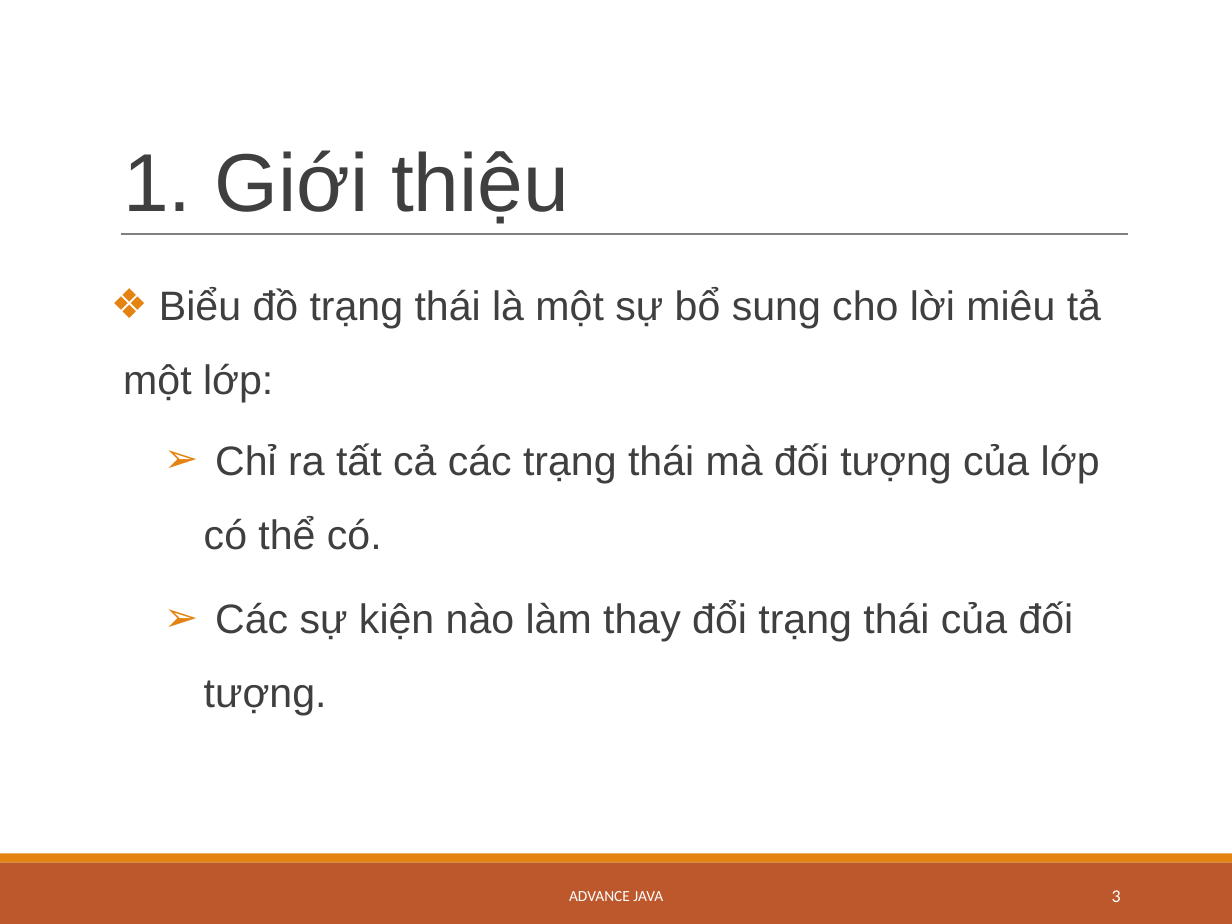
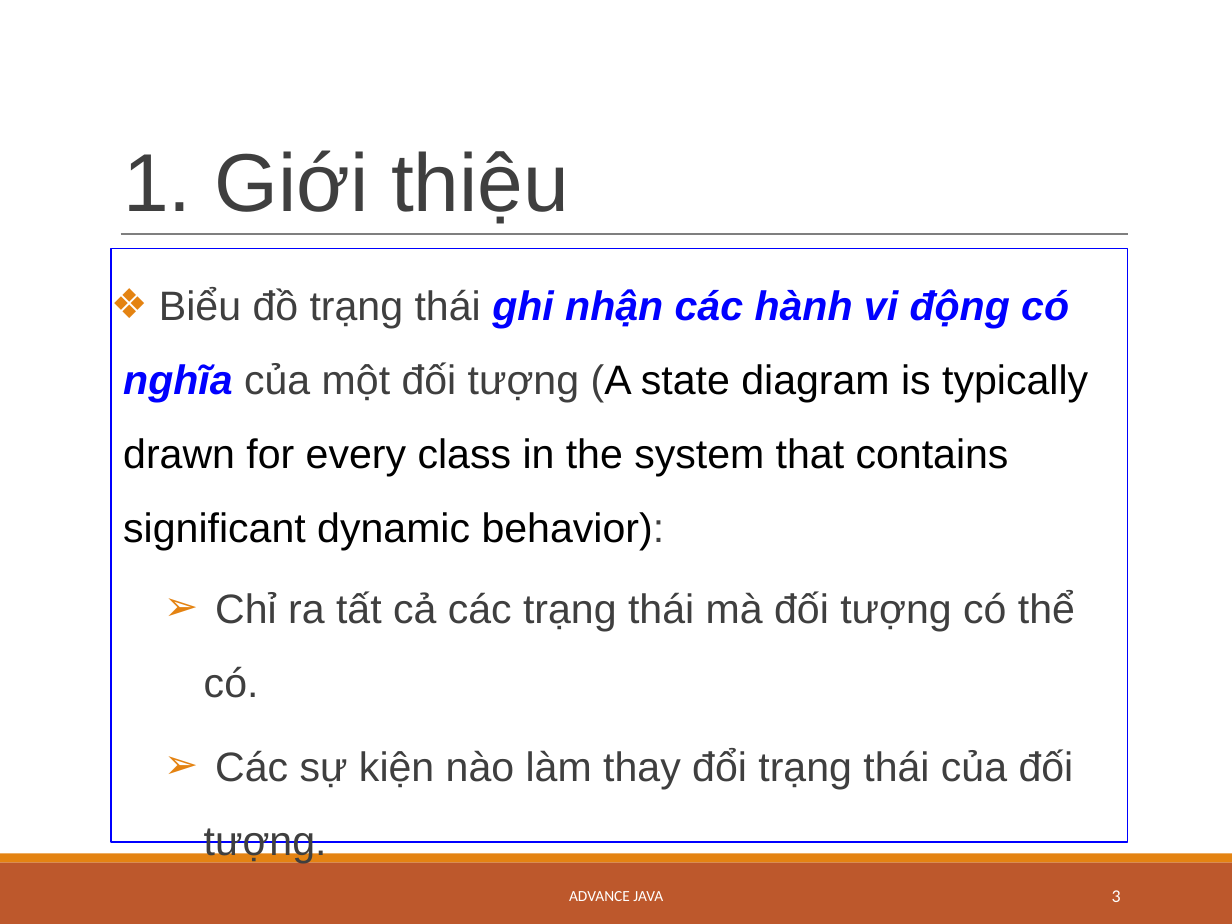
Before and after one commit to dantn93/Advanced-Java, a slide deck: slide 3 of StateMachineDiagram_Quynh_Dan.pptx.pptx. Drawn at 1232x924 pixels with LibreOffice and Linux fonts; fonts in the diff are those of the drawing. Boxes give left, top, right and bottom in pixels: in the first picture for what was removed or moved away, otherwise in the second. Text is boxed around its words. In the diff, an @@ line names an element or a change of style, - is before the commit and + after.

```diff
--- a/StateMachineDiagram_Quynh_Dan.pptx.pptx
+++ b/StateMachineDiagram_Quynh_Dan.pptx.pptx
@@ text "Biểu đồ trạng thái ghi ...": place and size @@
-text "Biểu đồ trạng thái ghi ..." at [123, 287, 1101, 715]
+text "Biểu đồ trạng thái ghi ..." at [111, 249, 1127, 843]
@@ text "Biểu đồ trạng thái ghi ..." at [111, 249, 1127, 843]: outline none to #0000FF 0.75 pt @@
@@ text at [123, 287, 1088, 698]: text changed; text colour #3F3F3F to #000000 @@
-❖ Biểu đồ trạng thái là một sự bổ sung cho lời miêu tả một lớp:
-  ➢ Chỉ ra tất cả các trạng thái mà đối tượng của lớp có thể có.
+❖ Biểu đồ trạng thái ghi nhận các hành vi động có nghĩa của một đối tượng (A state diagram is typically drawn for every class in the system that contains significant dynamic behavior):
+  ➢ Chỉ ra tất cả các trạng thái mà đối tượng có thể có.
```
Also in this commit, not shown: 20 other slides changed, 15 slides added, 1 slide removed.
